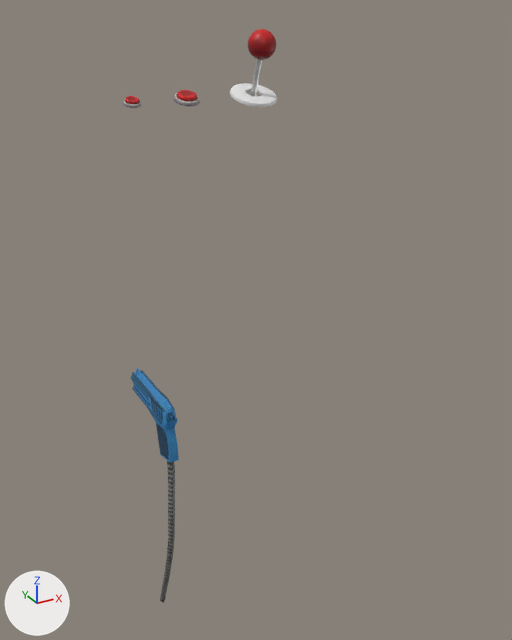
Renders of the glTF model Cabinets/controls/controlsAssets.glb from each side of a commit.
Both versions are drawn from a camera (50 mm lens) standing at (-0.56, -1.5, 0.98) and looking at (0.14, -0.22, 0.34). The lights are fixed; the arrows at lower left show +X, +Y and +Z. The first picture is the older version. Where no turn or scale is listed for an object, it has been applied to the vertices. Vertices at exactly the same position are counted once.

Objects in the first picture: 'Bomb button', 'Fire button', 'Joystick', 'Lightgun', 'Push.003', 'Push.004', 'Stick', 'UV Sphere.002'.
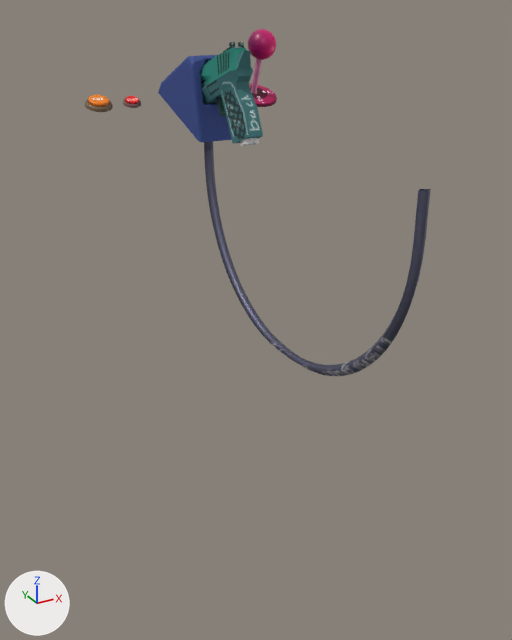
Boxes (x1, y1, x2, y2) around the edits, measured in the pictures (512 x 640 px; the box of a moved part takes in the faces that stretch with it):
'Lightgun', surface changed, reshaped, moved, turned
    before: (131, 368, 179, 603)
    after: (200, 50, 263, 144)
'Lightgun-Cable', added
    after: (204, 141, 431, 376)
'Lightgun-Holster', added (blue)
    after: (158, 55, 232, 142)
'Lightgun-slide', added (cyan)
    after: (202, 48, 253, 86)
'UV Sphere.002', surface changed
    both: (248, 29, 276, 60)
'Push.004', surface changed, moved
    before: (177, 90, 197, 101)
    after: (88, 95, 110, 107)
'Fire button', surface changed, moved
    before: (174, 93, 200, 106)
    after: (85, 99, 113, 112)
'Stick', surface changed (white to brown)
    both: (251, 58, 262, 94)
'hole-cover', added
    after: (250, 86, 267, 98)
'Lightgun-Triggergaurd', added
    after: (216, 97, 226, 116)
'Lightgun-Plug', added
    after: (240, 138, 259, 146)
'Push.003', surface changed
    both: (125, 96, 139, 104)
'rear-sights', added
    after: (223, 42, 244, 52)
'Bomb button', surface changed
    both: (123, 99, 141, 108)
part 1 of me_nd___sketch_012, moved or reshaped
    before: (230, 83, 277, 107)
    after: (249, 84, 277, 107)
part 2 of me_mesh_001, rebuilt
    before: (131, 370, 179, 463)
    after: (200, 50, 263, 144)
part 3 of me_mesh_001, deleted
    before: (160, 461, 175, 603)

Edits to the bpy script that builds the scene:
```text
Change mat_arcade_machine:
    remove # nodes: BsdfPrincipled, OutputMaterial, TexImage
    remove # uses the picture img_arcade_texture
    nodes: BsdfPrincipled, Mix, OutputMaterial, SeparateColor, TexImage x2, VertexColor
    uses the picture img_color_example
    uses the picture img_metalness_roughness
Add mat_arcade_machine_001:
    mat_arcade_machine_001 = bpy.data.materials.new('Arcade_machine.001')
    # uses the picture img_color_example
    # uses the picture img_metalness_roughness
Change me_nd___sketch_012:
    where me_nd___sketch_012.from_pydata(...)  # 168 vertices, 280 faces; spans x -0.047..0.047, y -0.0451..0.0443, z -0.0158..0.0211
    me_nd___sketch_012 part 1
    8 vertices are removed from x -0.0384..0.0376, y -0.0422..0.0365, z -0.0073..0.0208
    280 faces are deleted
    8 vertices are added at x -0.0384..0.0376, y -0.0422..0.0364, z -0.0072..0.0208
    280 new faces join them
    add me_nd___sketch_012.materials.append(mat_arcade_machine_001)
Change me_mesh_001:
    used by ob_lightgun; location = (0.0, 0.0, 0.0); scale = (0.01, 0.01, 0.01)
    remove me_mesh_001.from_pydata(...)  # 110 vertices, 196 faces; spans x -3.0..5.6, y -4.8..28.4, z -88.0..6.9
    add me_mesh_001.from_pydata(...)  # 64 vertices, 118 faces; spans x -2.3..2.3, y -5.5..20.5, z -8.9..7.2
    me_mesh_001 part 2: the loose piece of 62 vertices spanning x -3.0..1.6, y -4.8..20.3, z -9.3..6.2 is rebuilt with 58 vertices and now spans x -2.3..2.3, y -5.5..20.5, z -8.9..6.1
    me_mesh_001 part 3: the loose piece of 36 vertices spanning x -1.7..5.6, y -3.0..28.4, z -88.0..-8.9 is deleted
    other edits to the shape of me_mesh_001 do not show in these pictures
Change ob_fire_button:
    ob_fire_button.location: (-0.005, -0.208, 0.824) -> (-0.176, -0.208, 0.824)
Change ob_push_004:
    ob_push_004.location: (-0.005, -0.208, 0.823) -> (-0.176, -0.208, 0.823)
Change ob_lightgun:
    add ob_lightgun.parent = ob_lightgun_holster
    ob_lightgun.location: (0.0, 0.0, 0.0) -> (-0.000878, -0.0853, 0.117)
    ob_lightgun.rotation_euler: (0.0, 0.0, 0.0) -> (-0.668, 0.0, 0.0)  # degrees (0, 0, 0) -> degrees (-38, 0, 0)
Add ob_lightgun_holster:
    ob_lightgun_holster = bpy.data.objects.new('Lightgun-Holster', me_lightgun_holster)  # 103 vertices, 192 faces; spans x -0.039..0.039, y -0.048..0.159, z 0.0..0.123
    ob_lightgun_holster.location = (0.012, -0.264, 0.779)
    ob_lightgun_holster.rotation_euler = (0.342, 0.0, 0.0)  # degrees (20, 0, 0)
Add ob_lightgun_triggergaurd:
    ob_lightgun_triggergaurd = bpy.data.objects.new('Lightgun-Triggergaurd', me_lightgun_triggergaurd)  # 56 vertices, 94 faces; spans x -0.0129..0.0129, y 0.0034..0.0633, z -0.0498..-0.0076
    ob_lightgun_triggergaurd.location = (0.012, -0.384, 0.861)
Add ob_rear_sights:
    ob_rear_sights = bpy.data.objects.new('rear-sights', me_rear_sights)  # 24 vertices, 42 faces; spans x -0.0117..0.0117, y -0.0247..0.0076, z -0.006..0.0163
    ob_rear_sights.location = (0.011, -0.365, 0.917)
Add ob_lightgun_slide:
    ob_lightgun_slide = bpy.data.objects.new('Lightgun-slide', me_lightgun_slide)  # 28 vertices, 52 faces; spans x -0.0229..0.0229, y -0.0252..0.1061, z -0.0039..0.0638
    ob_lightgun_slide.location = (0.011, -0.384, 0.861)
Add ob_lightgun_plug:
    ob_lightgun_plug = bpy.data.objects.new('Lightgun-Plug', me_lightgun_plug)  # 12 vertices, 16 faces; spans x -0.0131..0.0132, y -0.017..0.0146, z -0.0127..0.0039
    ob_lightgun_plug.location = (0.011, -0.427, 0.783)
Add ob_lightgun_cable:
    ob_lightgun_cable = bpy.data.objects.new('Lightgun-Cable', me_lightgun_cable)  # 144 vertices, 280 faces; spans x -0.009..0.009, y -0.606..0.009, z -0.344..0.008
    ob_lightgun_cable.location = (0.012, -0.264, 0.779)
Add ob_hole_cover:
    ob_hole_cover = bpy.data.objects.new('hole-cover', me_hole_cover)  # 56 vertices, 56 faces; spans x -0.0267..0.0267, y -0.028..0.0223, z -0.0009..0.0171
    ob_hole_cover.location = (0.138, -0.208, 0.824)
```
